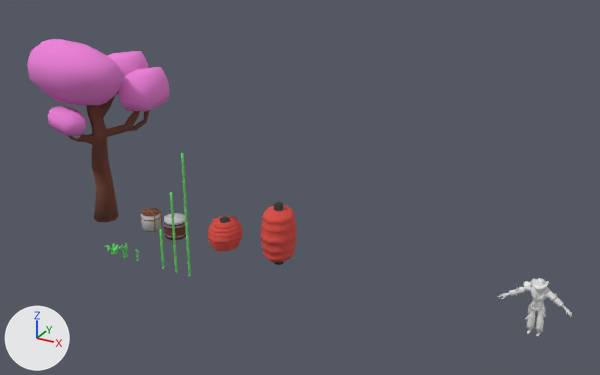
An edit to the Blender file Modelos/Cenario Ninja/breder semestre2 semana 6.blend, drawn before and after from the same camera.
Before and after are seen from a 50 mm camera at (8.68, -19.87, 12.7) aimed at (-2.2, -0.1, 2.82). Lighting does not change. The marker at lower left points along +X, +Y and +Z.

Objects in the first picture: 'Arvore.Cerejera.1', 'Bambu.Curto', 'Bambu.Longo', 'Bambu.Medio', 'Barril.Sake', 'LanternaJaponesa.1', 'LanternaJaponesa.2', 'TamborTaike', 'Toiceira.1', 'Toiceira.2', 'Toiceira.3', 'cowboy'.
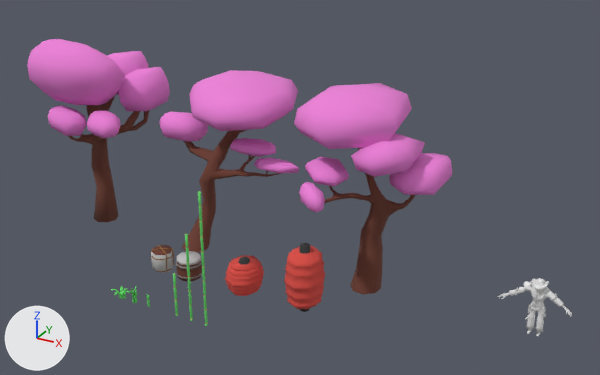
What differs and where, as boxes [x1, y1, x2, y2] in the pictures (600 x 375 px):
'Arvore.Cerejera.3', added (pink)
    after: [294, 83, 452, 294]
'Arvore.Cerejera.2', added (pink)
    after: [159, 70, 299, 252]
'LanternaJaponesa.2', moved
    before: [260, 202, 297, 265]
    after: [284, 243, 325, 312]
'LanternaJaponesa.1', moved
    before: [207, 216, 243, 252]
    after: [225, 255, 264, 296]
'TamborTaike', moved
    before: [163, 213, 186, 240]
    after: [176, 251, 202, 282]
'Barril.Sake', moved
    before: [141, 208, 162, 233]
    after: [151, 245, 174, 273]
'Bambu.Longo', moved
    before: [181, 153, 191, 276]
    after: [198, 191, 208, 326]
'Bambu.Medio', moved
    before: [170, 192, 178, 273]
    after: [185, 234, 193, 321]
'Bambu.Curto', moved
    before: [159, 229, 165, 269]
    after: [173, 273, 178, 316]
'Toiceira.1', moved
    before: [104, 243, 122, 255]
    after: [111, 286, 130, 299]
'Toiceira.2', moved
    before: [121, 243, 128, 258]
    after: [129, 286, 137, 303]
'Toiceira.3', moved
    before: [135, 249, 139, 261]
    after: [146, 295, 150, 307]
part 1 of me_arvore_cerejera_1, added (pink)
    after: [87, 110, 121, 138]
part 2 of me_arvore_cerejera_1, built on
    before: [94, 127, 107, 145]
    after: [94, 135, 107, 145]

The change, as a list of edits to the scene's bpy script:
```text
Change me_arvore_cerejera_1:
    used by ob_arvore_cerejera_1; location = (-10.0, 0.0, 0.0)
    remove me_arvore_cerejera_1.from_pydata(...)  # 314 vertices, 321 faces; spans x -2.65..1.51, y -1.24..2.57, z 0.0..6.27
    add me_arvore_cerejera_1.from_pydata(...)  # 362 vertices, 352 faces; spans x -2.65..1.71, y -1.29..2.57, z 0.0..6.27
    me_arvore_cerejera_1 part 1: a new loose piece of 28 vertices spanning x 0.19..1.71, y -1.29..-0.12, z 3.44..4.19, in mat_material_rosa (pink #ed81d8)
    me_arvore_cerejera_1 part 2
    3 vertices are removed from x -0.36..0.4, y -0.7..-0.34, z 3.2..3.45
    12 faces are deleted
    5 vertices move from x -0.2..0.2, y -0.14..0.19, z 2.62..3.02 to x -0.17..0.13, y -0.11..0.15, z 2.69..2.97
    24 vertices are added at x 0.33..1.08, y -0.85..-0.21, z 3.07..3.57
    24 new faces join them, mat_material_marrom (brown #6e3f32)
Add me_arvore_cerejera_3:
    me_arvore_cerejera_3.from_pydata(...)  # 430 vertices, 404 faces; spans x -2.1..1.97, y -2.11..2.82, z -0.01..5.9
    me_arvore_cerejera_3.polygons.foreach_set('use_smooth', [True] * 404)
    # faces by material slot: [256, 148]
    me_arvore_cerejera_3.materials.append(mat_material_marrom)  # brown #6e3f32
    me_arvore_cerejera_3.materials.append(mat_material_rosa)  # pink #ed81d8
Add me_arvore_cerejera_2:
    me_arvore_cerejera_2.from_pydata(...)  # 401 vertices, 384 faces; spans x -1.62..3.62, y -1.2..3.11, z -0.01..5.54
    me_arvore_cerejera_2.polygons.foreach_set('use_smooth', [True] * 384)
    # faces by material slot: [204, 180]
    me_arvore_cerejera_2.materials.append(mat_material_marrom)  # brown #6e3f32
    me_arvore_cerejera_2.materials.append(mat_material_rosa)  # pink #ed81d8
Change ob_barril_sake:
    ob_barril_sake.location: (-8.0, 0.0, 0.0) -> (-6.0, -2.0, 0.0)
Change ob_tambortaike:
    ob_tambortaike.location: (-7.0, 0.0, 0.0) -> (-5.0, -2.0, 0.0)
Change ob_lanternajaponesa_1:
    ob_lanternajaponesa_1.location: (-5.0, 0.0, 0.0) -> (-3.0, -2.0, 0.0)
Change ob_lanternajaponesa_2:
    ob_lanternajaponesa_2.location: (-3.0, 0.0, 0.0) -> (-1.0, -2.0, 0.0)
Change ob_toiceira_1:
    ob_toiceira_1.location: (-8.0, -2.0, 0.0) -> (-6.0, -4.0, 0.0)
Change ob_toiceira_2:
    ob_toiceira_2.location: (-7.5, -2.0, 0.0) -> (-5.5, -4.0, 0.0)
Change ob_toiceira_3:
    ob_toiceira_3.location: (-7.0, -2.0, 0.0) -> (-5.0, -4.0, 0.0)
Change ob_bambu_curto:
    ob_bambu_curto.location: (-6.0, -2.0, 0.0) -> (-4.0, -4.0, 0.0)
Change ob_bambu_longo:
    ob_bambu_longo.location: (-5.0, -2.0, 0.0) -> (-3.0, -4.0, 0.0)
Change ob_bambu_medio:
    ob_bambu_medio.location: (-5.5, -2.0, 0.0) -> (-3.5, -4.0, 0.0)
Add ob_arvore_cerejera_3:
    ob_arvore_cerejera_3 = bpy.data.objects.new('Arvore.Cerejera.3', me_arvore_cerejera_3)
    ob_arvore_cerejera_3.location = (0.0, 0.0, 0.0)
Add ob_arvore_cerejera_2:
    ob_arvore_cerejera_2 = bpy.data.objects.new('Arvore.Cerejera.2', me_arvore_cerejera_2)
    ob_arvore_cerejera_2.location = (-6.0, 0.0, 0.0)
```
